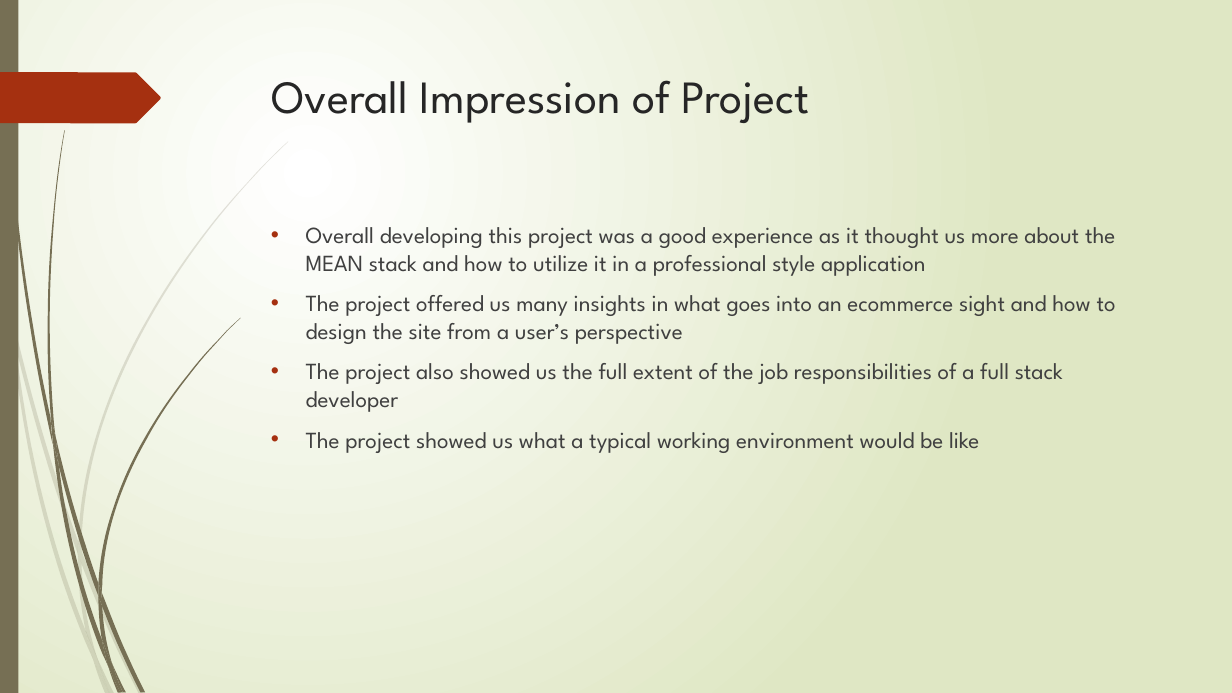
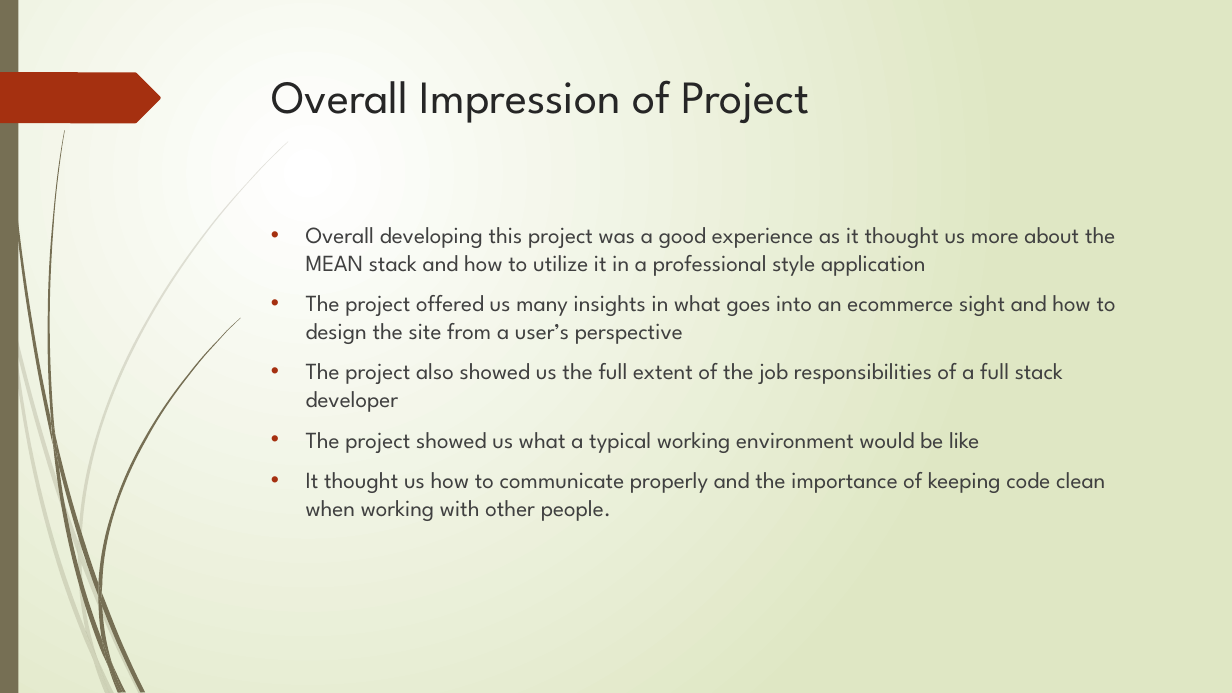
Before and after one commit to Ultan-Kearns/eCommerceApp, a slide deck: slide 14 of Presentation IT Professional.pptx (slide 15 before the commit). Drawn at 1232x693 pixels with LibreOffice and Linux fonts; fonts in the diff are those of the drawing. Boxes give left, top, right and bottom in pixels: in the first picture for what was removed or moved away, otherwise in the second. Text is boxed around its words. In the diff, an @@ line names an element or a change of style, - is before the commit and + after.

```diff
--- a/Presentation IT Professional.pptx
+++ b/Presentation IT Professional.pptx
@@ text at box(306, 472, 1105, 521): paragraph added @@
+• It thought us how to communicate properly and the importance of keeping code clean when working with other people.
```
Also in this commit, not shown: 3 other slides changed, 5 slides removed.
